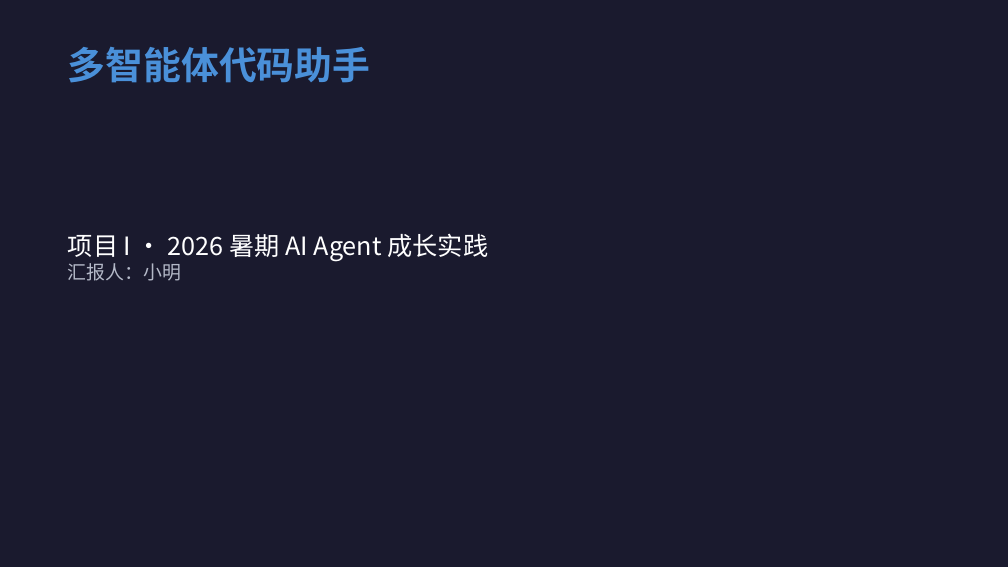
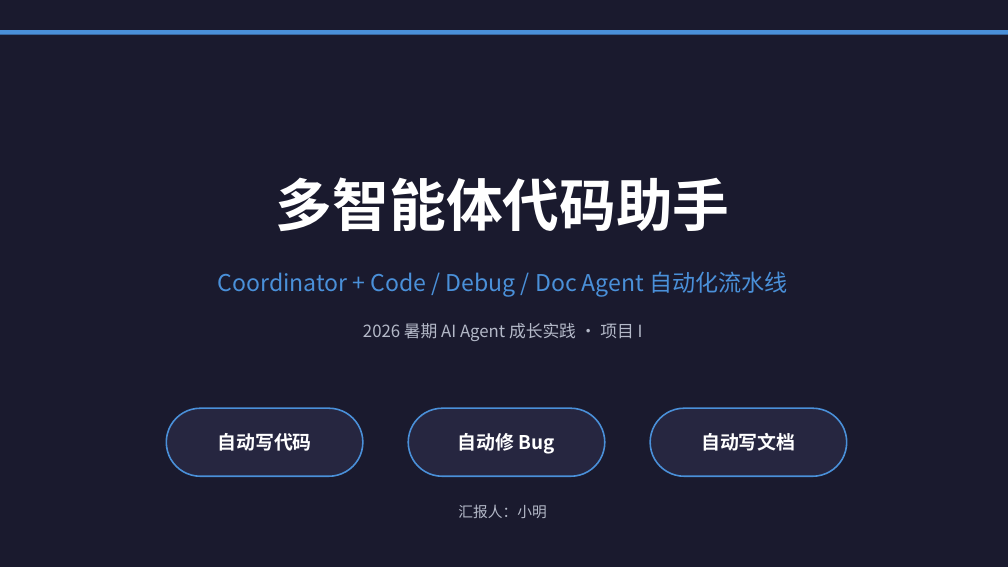
Before and after one commit to dhkgs22/codegen_agent, a slide deck: slide 1 of output/slides/AI_Agent_Project_I_答辩.pptx. Drawn at 1008x567 pixels with LibreOffice and Linux fonts; fonts in the diff are those of the drawing. Boxes give left, top, right and bottom in pixels: in the first picture for what was removed or moved away, otherwise in the second. Text is boxed around its words. In the diff, an @@ line names an element or a change of style, - is before the commit and + after.

```diff
--- a/output/slides/AI_Agent_Project_I_答辩.pptx
+++ b/output/slides/AI_Agent_Project_I_答辩.pptx
@@ rectangle added at bbox=[0, 30, 1008, 35], fill #4A90D9 @@
@@ text "多智能体代码助手": place and size @@
-text "多智能体代码助手" at bbox=[68, 47, 370, 83]
+text "多智能体代码助手" at bbox=[276, 177, 730, 231]
@@ text "多智能体代码助手" at bbox=[276, 177, 730, 231]: size 36 to 54 pt, text colour #4A90D9 to #FFFFFF; alignment left to centre; more space between paragraphs @@
@@ text added at bbox=[218, 271, 787, 297], 22 pt, text #4A90D9 @@
+Coordinator + Code / Debug / Doc Agent 自动化流水线
@@ text at bbox=[363, 323, 643, 341]: text changed; size 24 to 16 pt; text colour #FFFFFF to #B4B9C8 @@
-项目 I · 2026 暑期 AI Agent 成长实践
-汇报人：小明
+2026 暑期 AI Agent 成长实践 · 项目 I
@@ rounded rectangle added at bbox=[166, 408, 363, 476], fill #262640, outline #4A90D9 1.5 pt @@
@@ rounded rectangle added at bbox=[408, 408, 605, 476], fill #262640, outline #4A90D9 1.5 pt @@
@@ rounded rectangle added at bbox=[650, 408, 847, 476], fill #262640, outline #4A90D9 1.5 pt @@
@@ text added at bbox=[217, 433, 312, 451], 18 pt, text #FFFFFF, bold @@
+自动写代码
@@ text added at bbox=[458, 433, 555, 454], 18 pt, text #FFFFFF, bold @@
+自动修 Bug
@@ text added at bbox=[701, 433, 796, 451], 18 pt, text #FFFFFF, bold @@
+自动写文档
@@ text added at bbox=[458, 504, 546, 518], 14 pt, text #B4B9C8 @@
+汇报人：小明
```
Also in this commit, not shown: 6 other slides changed, 1 other file.
